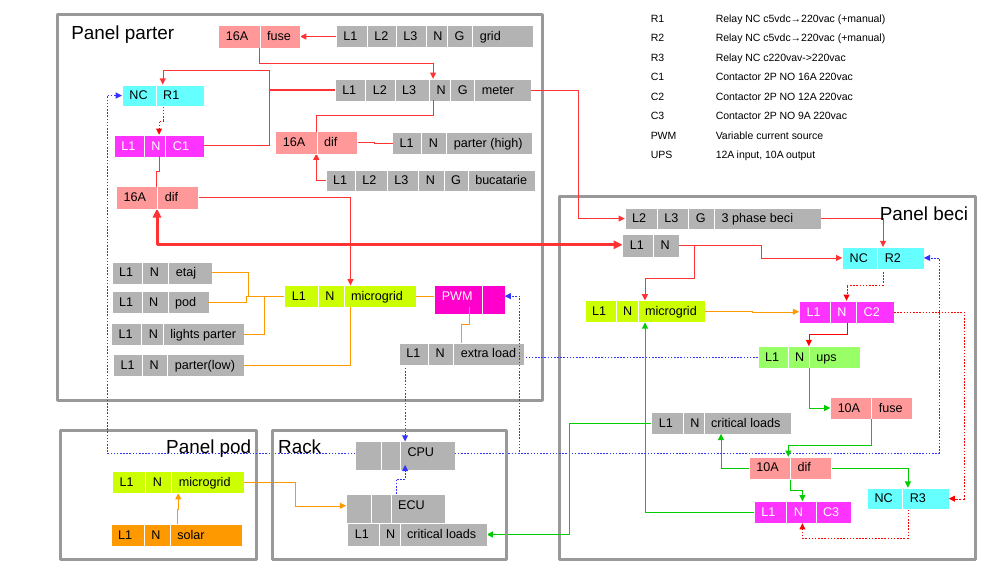
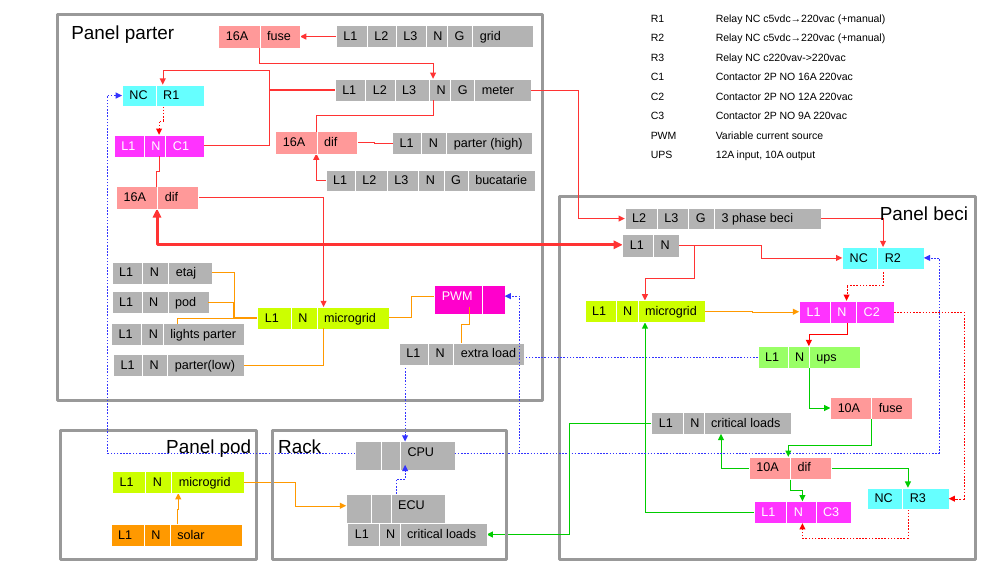
Before and after one commit to dan-cristian/haiot, a slide deck: slide 1 of wiki/solar/power-system.odp. Drawn at 1008x567 pixels with LibreOffice and Linux fonts; fonts in the diff are those of the drawing. Boxes give left, top, right and bottom in pixels: in the first picture for what was removed or moved away, otherwise in the second. Text is boxed around its words. In the diff, an @@ line names an element or a change of style, - is before the commit and + after.

```diff
--- a/wiki/solar/power-system.odp
+++ b/wiki/solar/power-system.odp
@@ elbow arrow moved from (198, 197) - (351, 286) to (198, 197) - (324, 307) @@
@@ elbow line moved from (284, 296) - (212, 273) to (258, 318) - (212, 272) @@
@@ elbow line moved from (417, 296) - (435, 296) to (389, 318) - (435, 296) @@
@@ elbow line moved from (284, 296) - (244, 334) to (258, 318) - (178, 324) @@
@@ elbow line moved from (284, 296) - (209, 302) to (258, 318) - (209, 302) @@
@@ elbow line moved from (351, 308) - (244, 365) to (324, 329) - (244, 365) @@
@@ table: place and size @@
-table at box(284, 286, 416, 308)
+table at box(258, 307, 389, 329)
```
Also in this commit, not shown: 1 other file.
